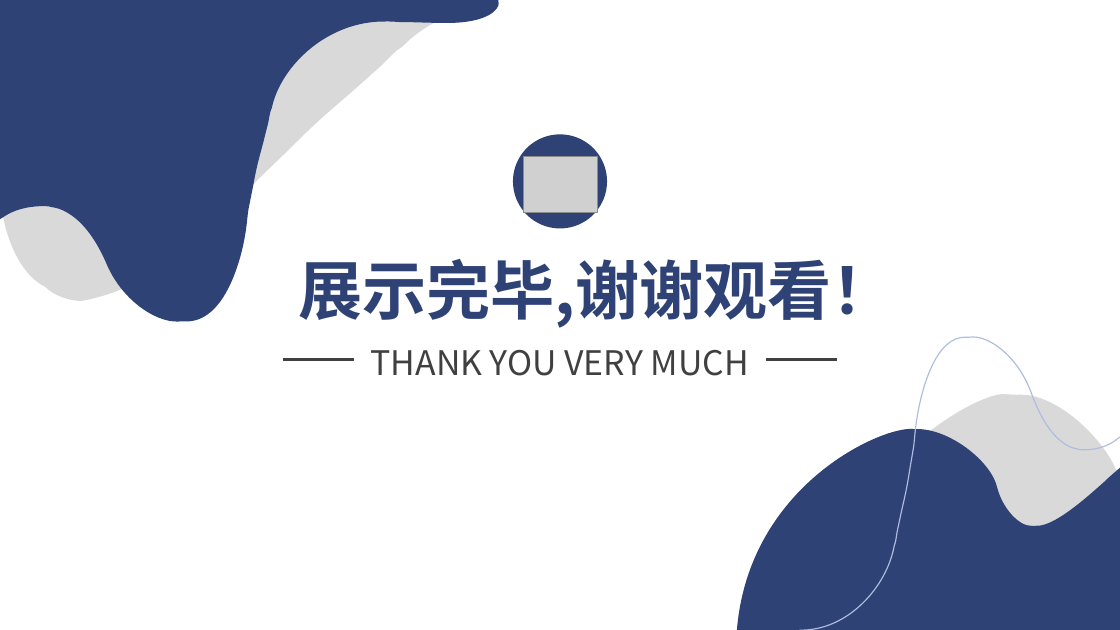
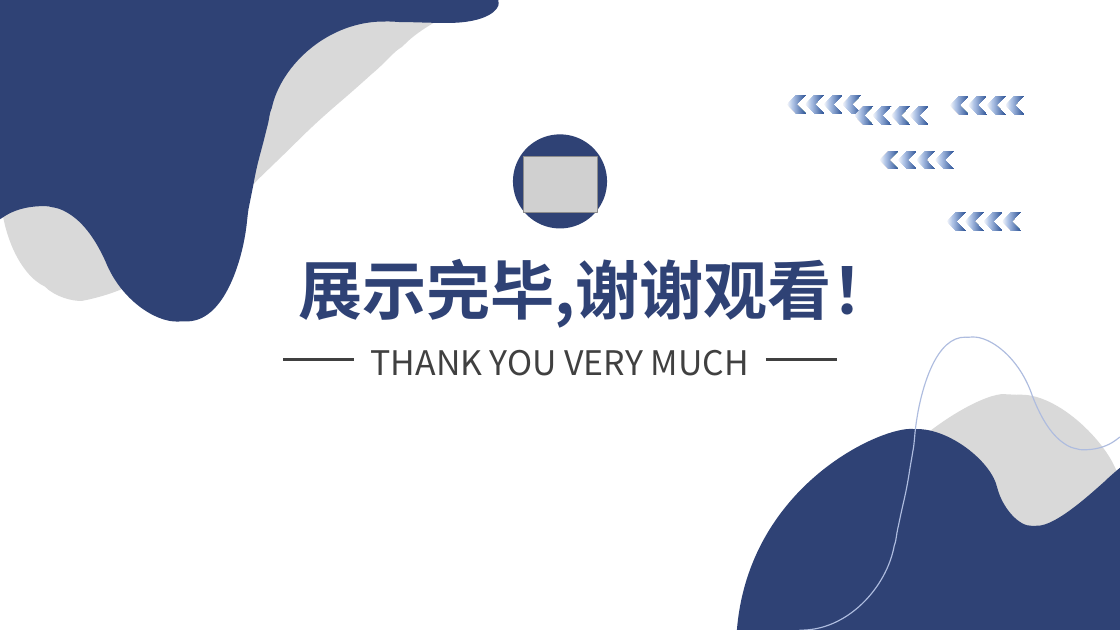
Before and after one commit to QinCheng0928/Cocos2d, a slide deck: slide 11 of 文档/DesignPattern.pptx (slide 10 before the commit). Drawn at 1120x630 pixels with LibreOffice and Linux fonts; fonts in the diff are those of the drawing; grey boxes stand for pictures. Boxes give left, top, right and bottom in pixels: in the first picture for what was removed or moved away, otherwise in the second. Text is boxed around its words. In the diff, an @@ line names an element or a change of style, - is before the commit and + after.

```diff
--- a/文档/DesignPattern.pptx
+++ b/文档/DesignPattern.pptx
@@ group added at bbox=[787, 95, 861, 114]: 4 chevrons @@
@@ group added at bbox=[854, 106, 928, 125]: 4 chevrons @@
@@ group added at bbox=[950, 96, 1024, 115]: 4 chevrons @@
@@ group added at bbox=[881, 150, 954, 170]: 4 chevrons @@
@@ group added at bbox=[947, 212, 1021, 231]: 4 chevrons @@
```
Also in this commit, not shown: 4 other slides changed, 1 slide added, 10 other files.
